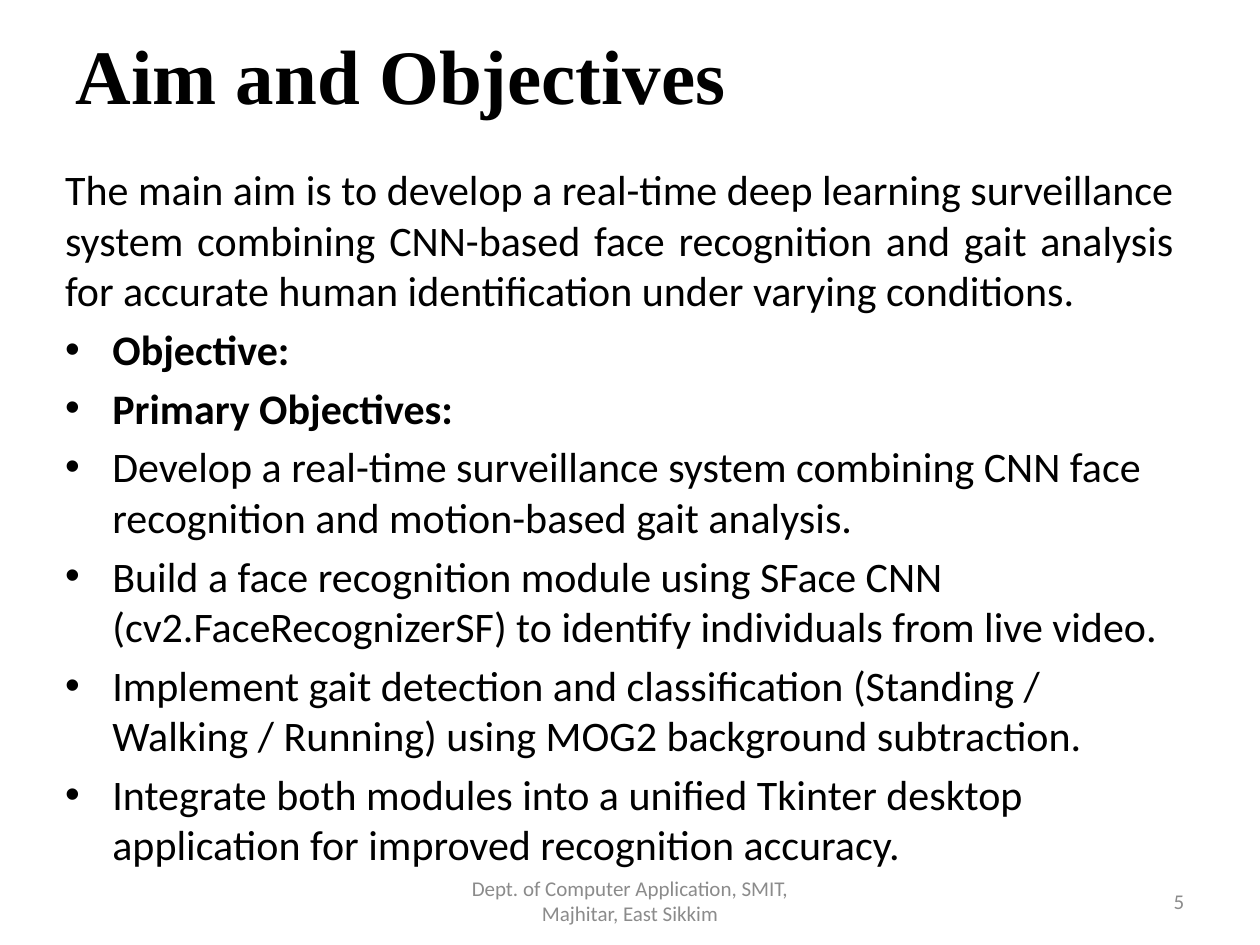
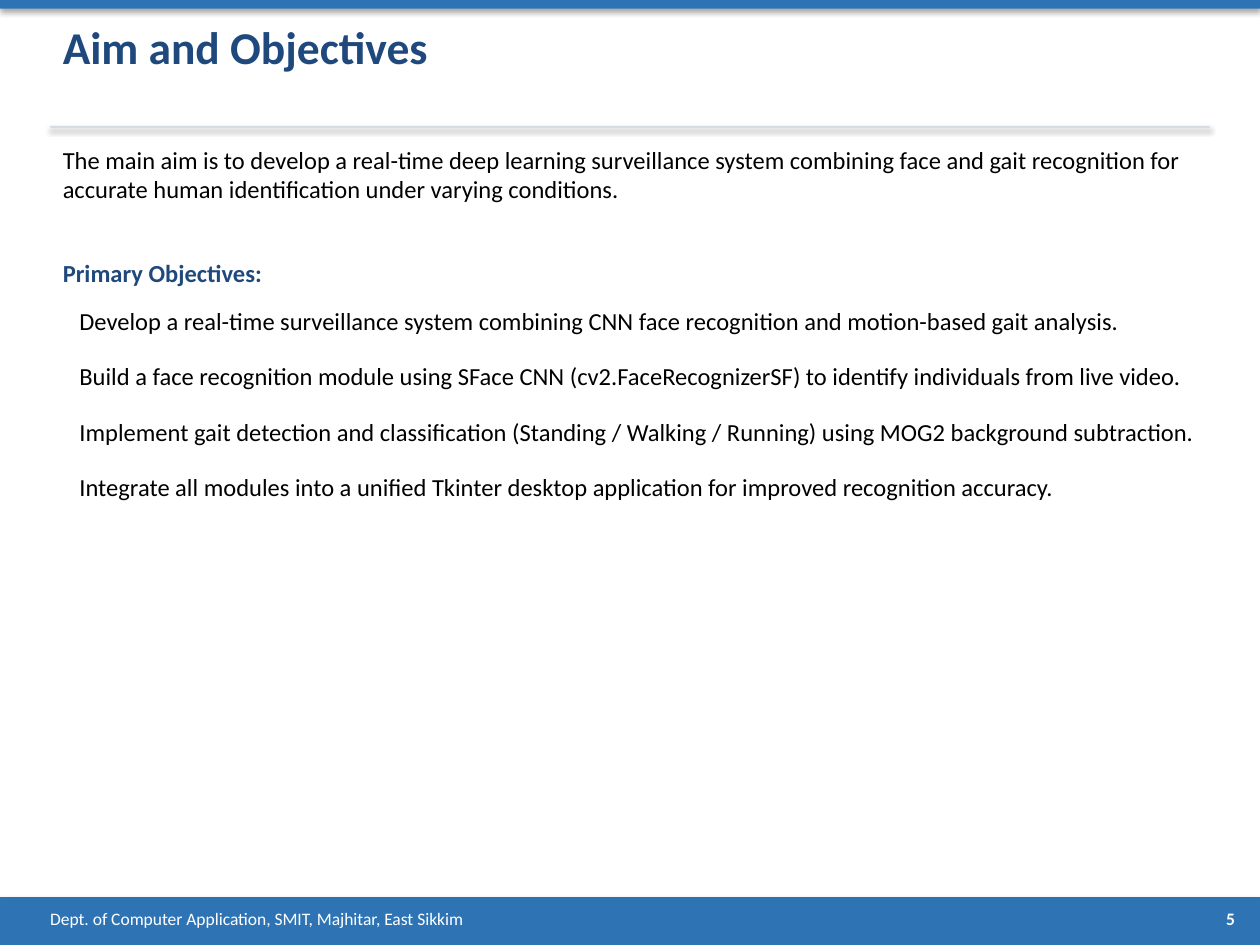
Before and after one commit to prageshdir/FACEE, a slide deck: slide 5 of FACEE_Presentation.pptx. Drawn at 1260x945 pixels with LibreOffice and Linux fonts; fonts in the diff are those of the drawing. Boxes give left, top, right and bottom in pixels: in the first picture for what was removed or moved away, otherwise in the second. Text is boxed around its words. In the diff, an @@ line names an element or a change of style, - is before the commit and + after.

```diff
--- a/FACEE_Presentation.pptx
+++ b/FACEE_Presentation.pptx
@@ rectangle added at [0,0,1260,9], fill #2E74B5 @@
@@ text "Aim and Objectives": place and size @@
-text "Aim and Objectives" at [76,50,725,119]
+text "Aim and Objectives" at [63,32,427,72]
@@ text "Aim and Objectives" at [63,32,427,72]: size 44 to 26 pt, font Times New Roman to Calibri, text colour #000000 to #1F497D; vertical alignment middle to top @@
@@ rectangle added at [50,126,1210,129], fill #D6DCE4 @@
@@ text added at [63,152,1178,203], 14 pt, text #000000 @@
+The main aim is to develop a real-time deep learning surveillance system combining face and gait recognition for accurate human identification under varying conditions.
@@ text removed at [65,175,1173,818] @@
-The main aim is to develop a real-time deep learning surveillance system combining CNN-based face recognition and gait analysis for accurate human identification under varying conditions.
-• Objective:
-• Primary Objectives:
-• Develop a real-time surveillance system combining CNN face recognition and motion-based gait analysis.
-• Build a face recognition module using SFace CNN (cv2.FaceRecognizerSF) to identify individuals from live video.
-• Implement gait detection and classification (Standing / Walking / Running) using MOG2 background subtraction.
-• Integrate both modules into a unified Tkinter desktop application for improved recognition accuracy.
@@ text added at [63,264,262,286], 14 pt, text #1F497D, bold @@
+Primary Objectives:
@@ text added at [79,313,1118,335], 14 pt, text #000000 @@
+Develop a real-time surveillance system combining CNN face recognition and motion-based gait analysis.
@@ text added at [79,367,1180,390], 14 pt, text #000000 @@
+Build a face recognition module using SFace CNN (cv2.FaceRecognizerSF) to identify individuals from live video.
@@ text added at [79,423,1193,446], 14 pt, text #000000 @@
+Implement gait detection and classification (Standing / Walking / Running) using MOG2 background subtraction.
@@ text added at [79,479,1052,501], 14 pt, text #000000 @@
+Integrate all modules into a unified Tkinter desktop application for improved recognition accuracy.
@@ rectangle added at [0,897,1260,945], fill #2E74B5 @@
@@ text "Dept. of Computer Application, SMIT, ...": place and size @@
-text "Dept. of Computer Application, SMIT, ..." at [472,881,788,925]
+text "Dept. of Computer Application, SMIT, ..." at [50,913,463,928]
@@ text "Dept. of Computer Application, SMIT, ..." at [50,913,463,928]: size 12 to 10 pt, text colour #8C8C8C to #FFFFFF; alignment centre to left; vertical alignment middle to top @@
@@ text "5": place and size @@
-text "5" at [1174,895,1185,909]
+text "5" at [1226,913,1235,925]
@@ text "5" at [1226,913,1235,925]: size 12 to 10 pt, text colour #8C8C8C to #FFFFFF, bold on; vertical alignment middle to top @@
```
Also in this commit, not shown: 21 other slides changed, 4 slides added, 6 slides removed, 1 other file.
